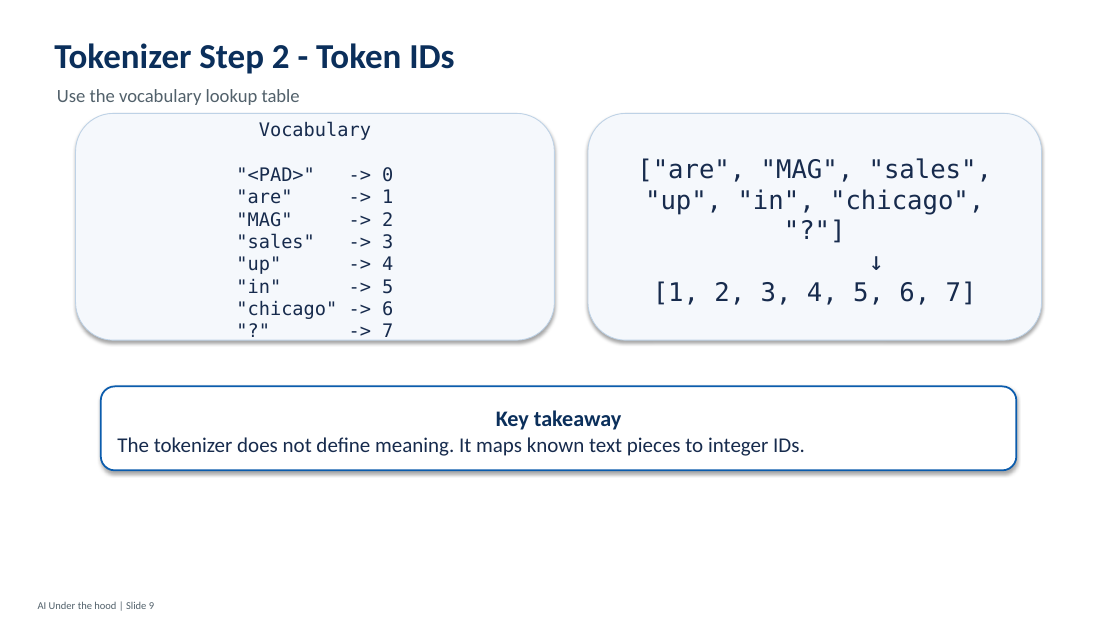
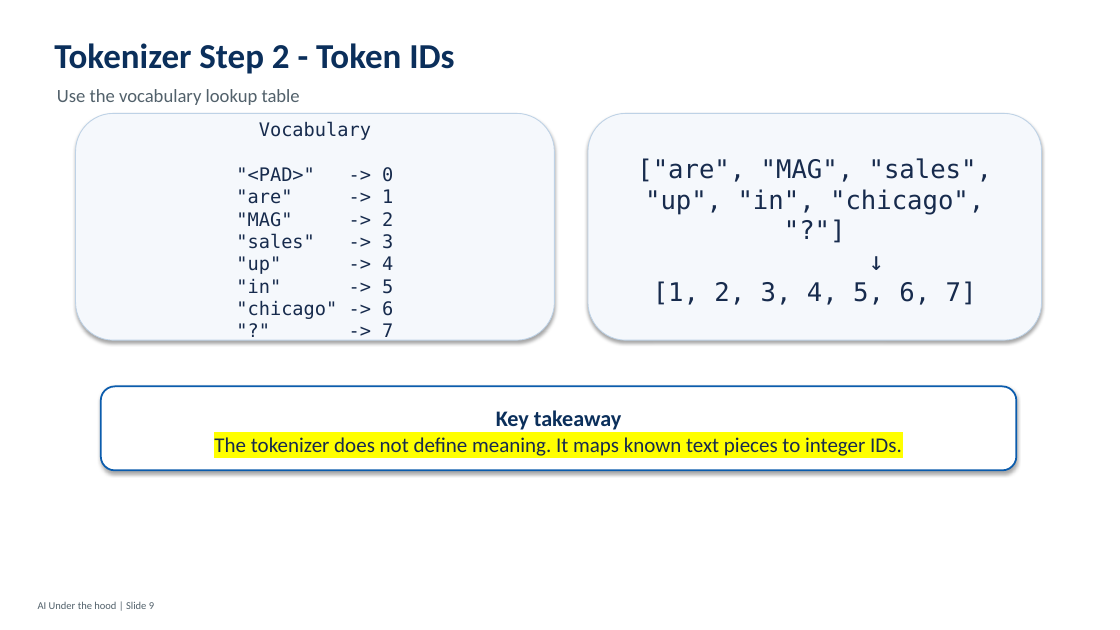
Before and after one commit to javaboy-vk/MAGPAI, a slide deck: slide 9 of pptx/Session_01_Tokens_v1.0.pptx. Drawn at 1120x630 pixels with LibreOffice and Linux fonts; fonts in the diff are those of the drawing. Boxes give left, top, right and bottom in pixels: in the first picture for what was removed or moved away, otherwise in the second. Text is boxed around its words. In the diff, an @@ line names an element or a change of style, - is before the commit and + after.

```diff
--- a/pptx/Session_01_Tokens_v1.0.pptx
+++ b/pptx/Session_01_Tokens_v1.0.pptx
@@ text in rounded rectangle at bbox=[214, 437, 902, 456]: highlight none to #FFFF00 in "The tokenizer does not define meaning. It ..."; alignment left to centre @@
```
Also in this commit, not shown: 5 other slides changed.
